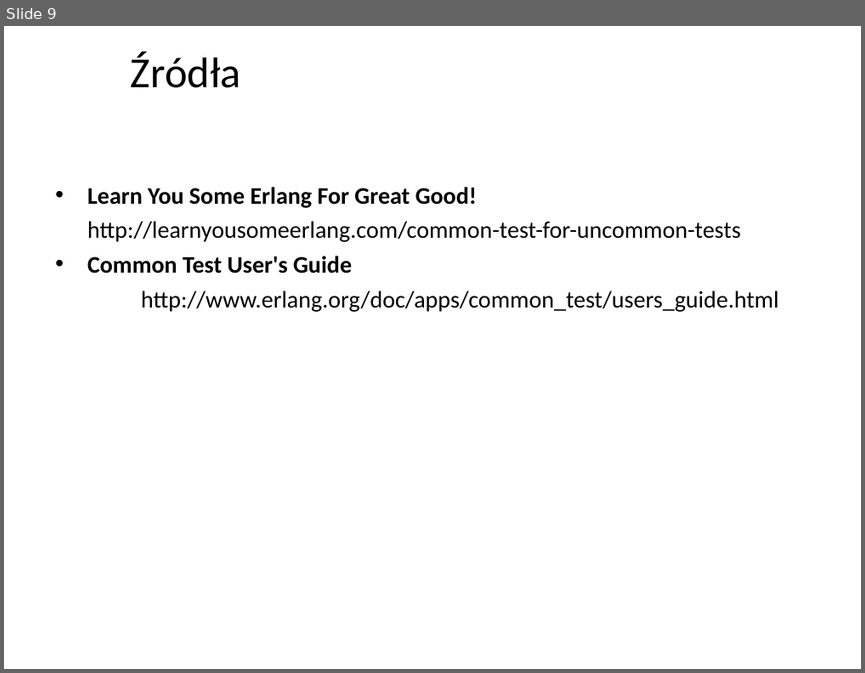
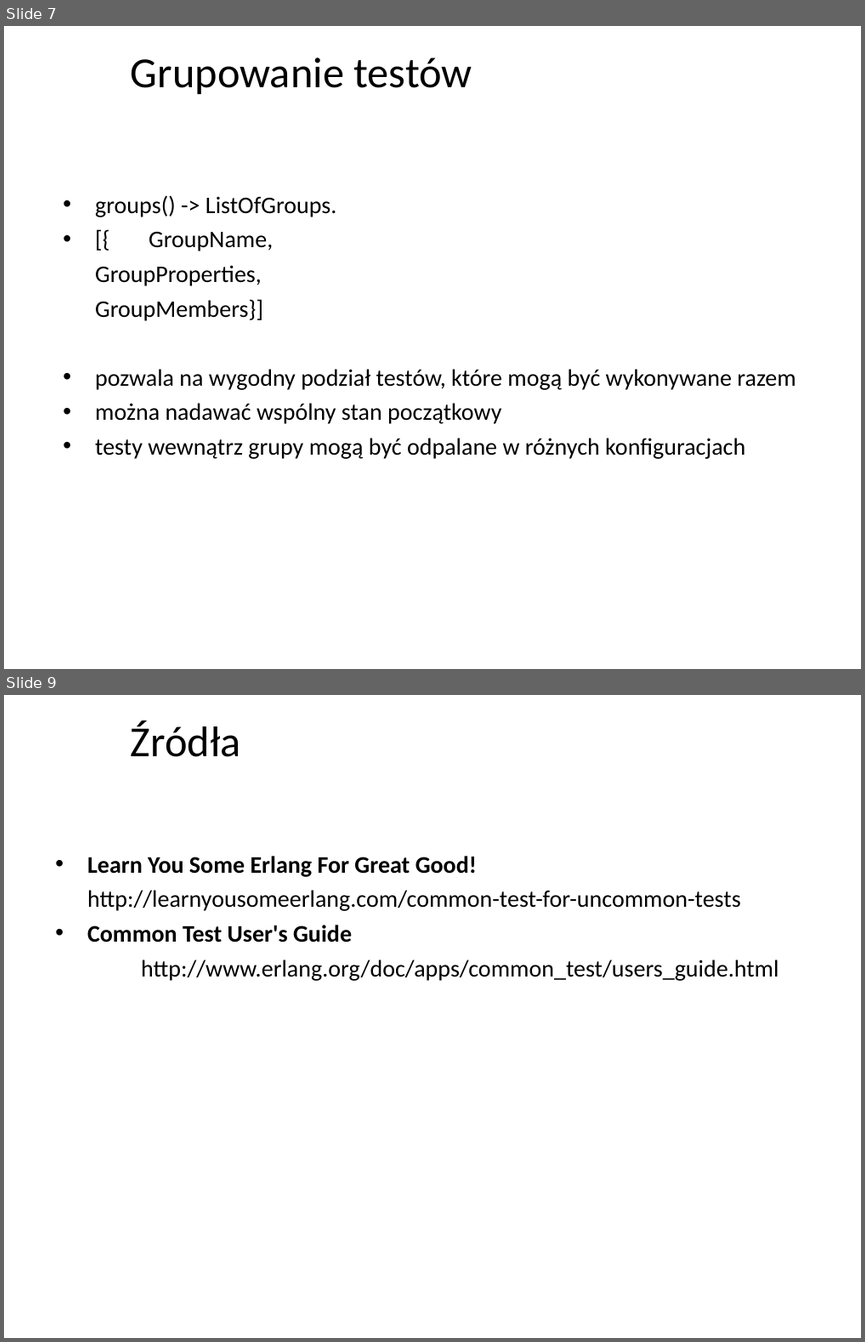
Before and after one commit to mwrona/Projekt_Erlang, a slide deck: common_test.ppt. Shown one above the other, each under a label of ours: slide 9 before the commit, slides 7 and 9 after it; the slides between them are not shown. The pictures are 865x673 and 865x1342 pixels, drawn with LibreOffice and Linux fonts; fonts in the diff are those of the drawing; background and template pictures are left out. Boxes give left, top, right and bottom in pixels: in the first picture for what was removed or moved away, otherwise in the second. Text is boxed around its words. In the diff, an @@ line names an element or a change of style, - is before the commit and + after.

```diff
--- a/common_test.ppt
+++ b/common_test.ppt
@@ slide 7 added at (4,26,861,669), background picture (left out) @@
@@ title added at (131,57,472,94), 36 pt, text #000000 @@
+Grupowanie testów
@@ text added at (95,195,795,459), 20 pt, text #000000 @@
+• groups() -> ListOfGroups.
+• [{ GroupName,
+GroupProperties,
+GroupMembers}]
+• pozwala na wygodny podział testów, które mogą być wykonywane razem
+• można nadawać wspólny stan początkowy
+• testy wewnątrz grupy mogą być odpalane w różnych konfiguracjach
```
Also in this commit, not shown: 1 slide changed, 1 slide removed, 1 other file.
